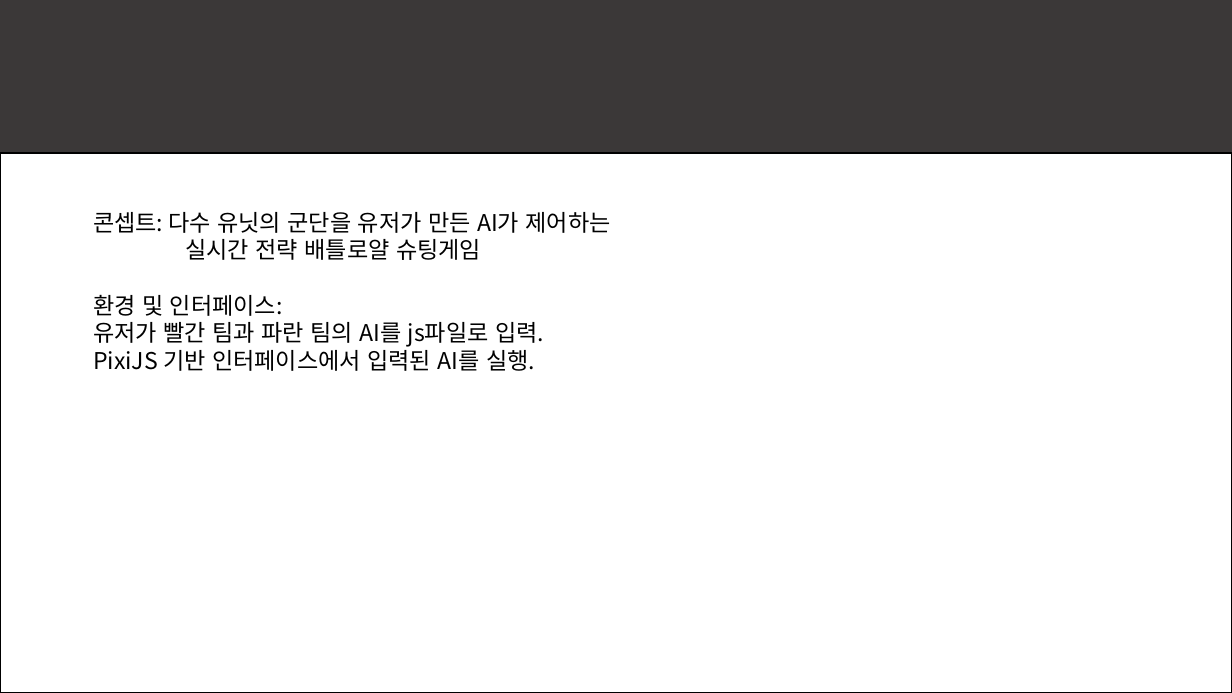
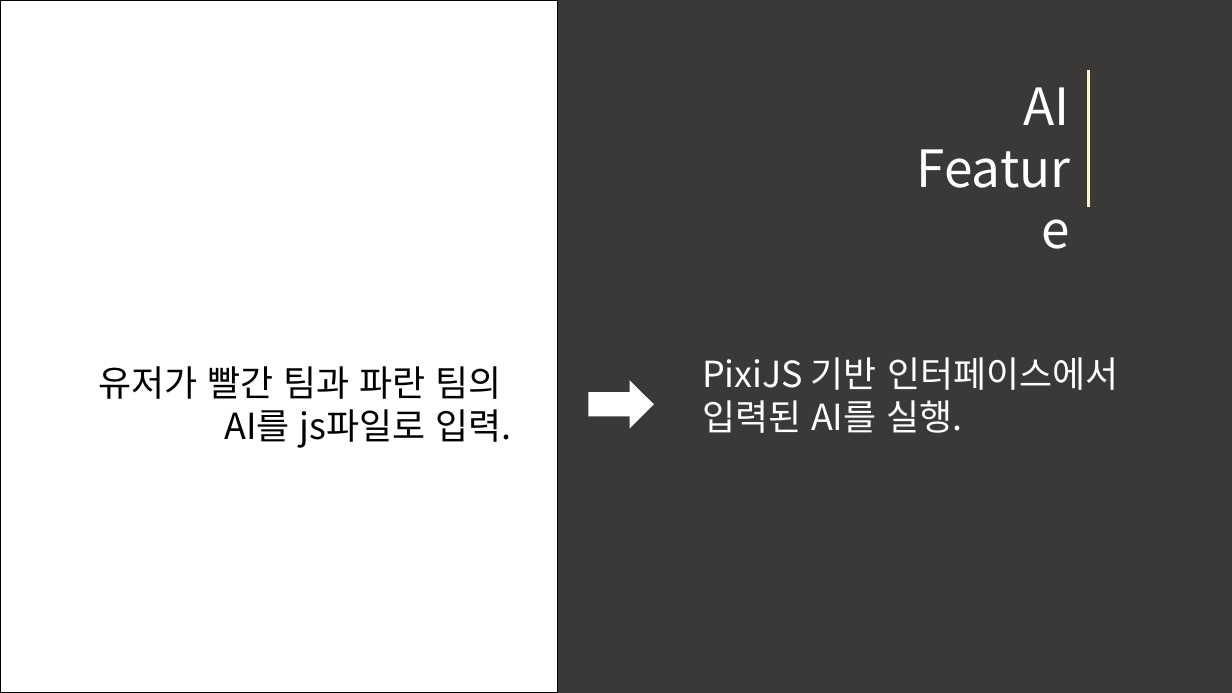
Before and after one commit to robin-maki/ABneBA, a slide deck: slide 4 of ABneBA_Presentation.pptx (slide 5 before the commit). Drawn at 1232x693 pixels with LibreOffice and Linux fonts; fonts in the diff are those of the drawing. Boxes give left, top, right and bottom in pixels: in the first picture for what was removed or moved away, otherwise in the second. Text is boxed around its words. In the diff, an @@ line names an element or a change of style, - is before the commit and + after.

```diff
--- a/ABneBA_Presentation.pptx
+++ b/ABneBA_Presentation.pptx
@@ rectangle: place and size @@
-rectangle at [0,153,1232,693]
+rectangle at [0,0,557,693]
@@ text added at [1024,87,1070,125], 40 pt, text #FFFFFF @@
+AI
+Feature
@@ line added from (1089, 70) to (1089, 207), #FFF2CC 2.25 pt @@
@@ text removed at [93,212,611,371] @@
-콘셉트: 다수 유닛의 군단을 유저가 만든 AI가 제어하는
-실시간 전략 배틀로얄 슈팅게임
-환경 및 인터페이스:
-유저가 빨간 팀과 파란 팀의 AI를 js파일로 입력.
-PixiJS 기반 인터페이스에서 입력된 AI를 실행.
@@ text added at [702,357,1118,433], 28 pt, text #FFFFFF @@
+PixiJS 기반 인터페이스에서
+입력된 AI를 실행.
@@ text added at [98,366,512,448], 28 pt, text #000000 @@
+유저가 빨간 팀과 파란 팀의
+AI를 js파일로 입력.
@@ right arrow added at [589,380,654,428], fill #FFFFFF @@
```
Also in this commit, not shown: 1 other slide changed, 1 slide added, 4 slides removed.
